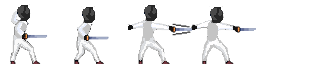
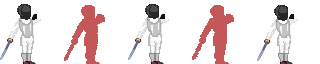
The second 320×64 image is a revision of the first. Changes to its layers:
moved "Layer 7" into group "Group 2", painted on it over [left=191, top=6, right=256, bottom=64]
removed layer "Attack_3" (2nd of 3) over [left=191, top=8, right=256, bottom=64]
moved "Layer 6" into group "Group 2" over [left=127, top=4, right=193, bottom=64]
moved "Layer 5" into group "Group 2" over [left=74, top=6, right=109, bottom=64]
moved "Attack_3" (2nd of 2, in "Group 2") into group "Group 2" over [left=10, top=4, right=48, bottom=64]
added group "Group 1" (1st of 2) with 5 layers above "Group 1" over [left=0, top=0, right=298, bottom=64]
added layer "Idle" (2nd of 7, in "Group 1") in group "Group 1" over [left=257, top=0, right=298, bottom=64]
added layer "Layer 9" in group "Group 1" over [left=192, top=0, right=234, bottom=64]
added layer "Layer 8" in group "Group 1" over [left=128, top=0, right=169, bottom=64]
added layer "Idle" (3rd of 7, in "Group 1") in group "Group 1" over [left=64, top=0, right=105, bottom=64]
added layer "Idle" (4th of 7, in "Group 1") in group "Group 1" over [left=0, top=0, right=41, bottom=64]
